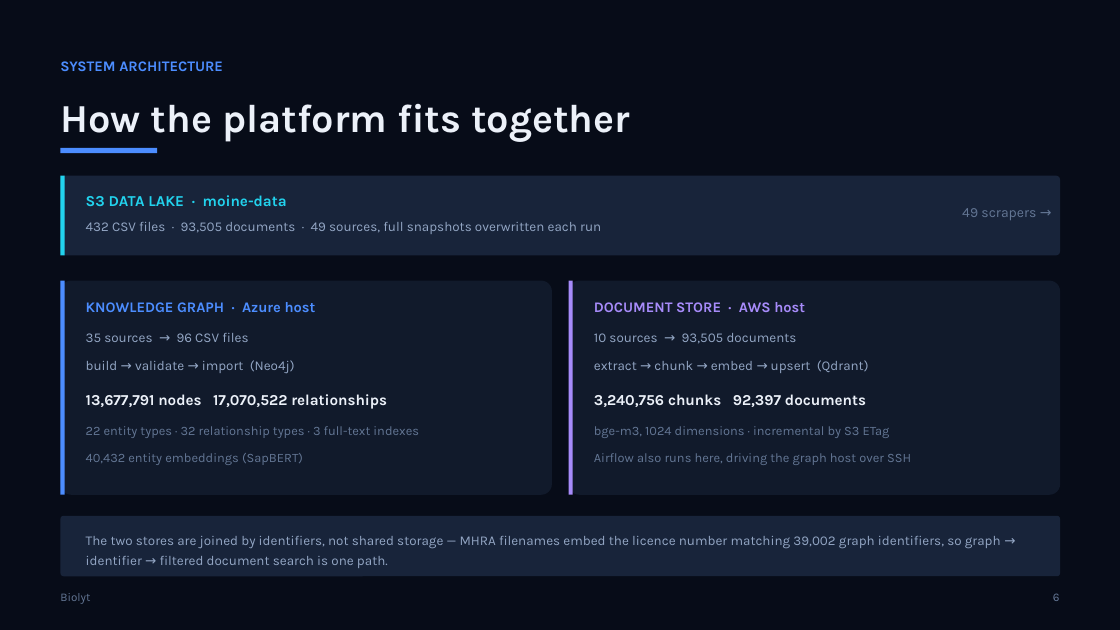
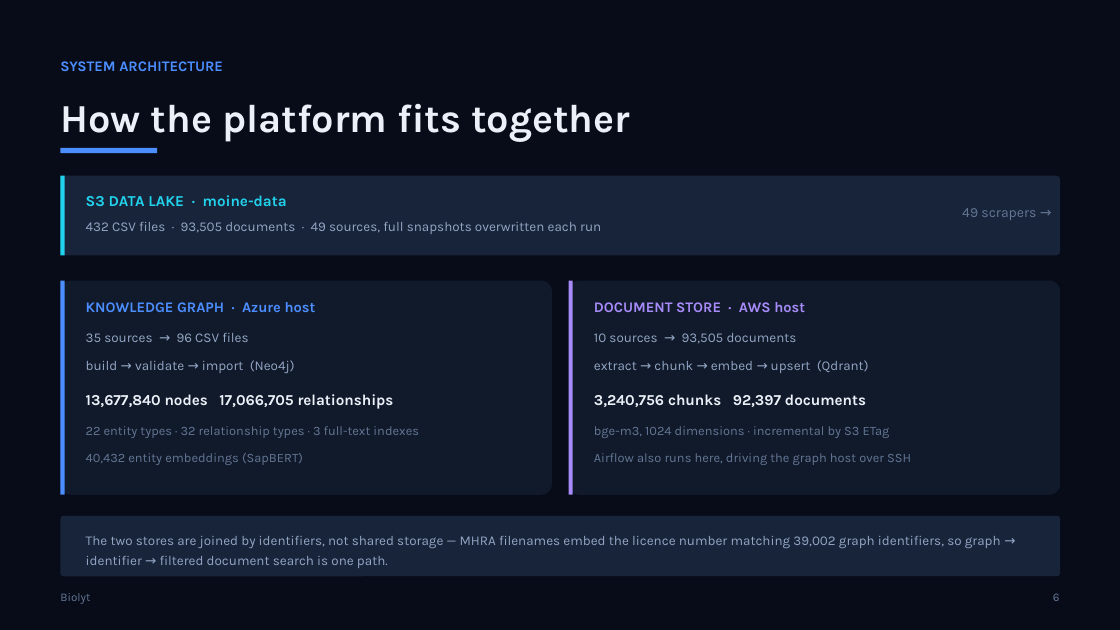
Before and after one commit to helmibiolyt/fullPipeline, a slide deck: slide 6 of presentation/Biolyt_Platform.pptx. Drawn at 1120x630 pixels with LibreOffice and Linux fonts; fonts in the diff are those of the drawing. Boxes give left, top, right and bottom in pixels: in the first picture for what was removed or moved away, otherwise in the second. Text is boxed around its words. In the diff, an @@ line names an element or a change of style, - is before the commit and + after.

Commit message:
Rebuild on the sponsor fixes: no placeholder companies left
    placeholder Company nodes    5 -> 0   (4,066 trials were attached)
    jrct sponsored           12.1% -> 51.0%
    ctri sponsored           99.4% -> 95.9%

ctri going DOWN is the fix working, not a regression. Its old figure counted
"nil" and "N/A" as sponsors; 95.9% is the honest number and always was.

jrct gains its Primary Sponsor column, which is filled on 67.6% of rows - the
gap to 51% is the rows whose sponsor is literally "none", now correctly
dropped rather than turned into a company.

258 passed, 0 failed. Docs regenerated.

```diff
--- a/presentation/Biolyt_Platform.pptx
+++ b/presentation/Biolyt_Platform.pptx
@@ text at (x1=86, y1=394, x2=394, y2=409): text changed @@
-13,677,791 nodes 17,070,522 relationships
+13,677,840 nodes 17,066,705 relationships
```
Also in this commit, not shown: 1 other slide changed, 2 other files.
